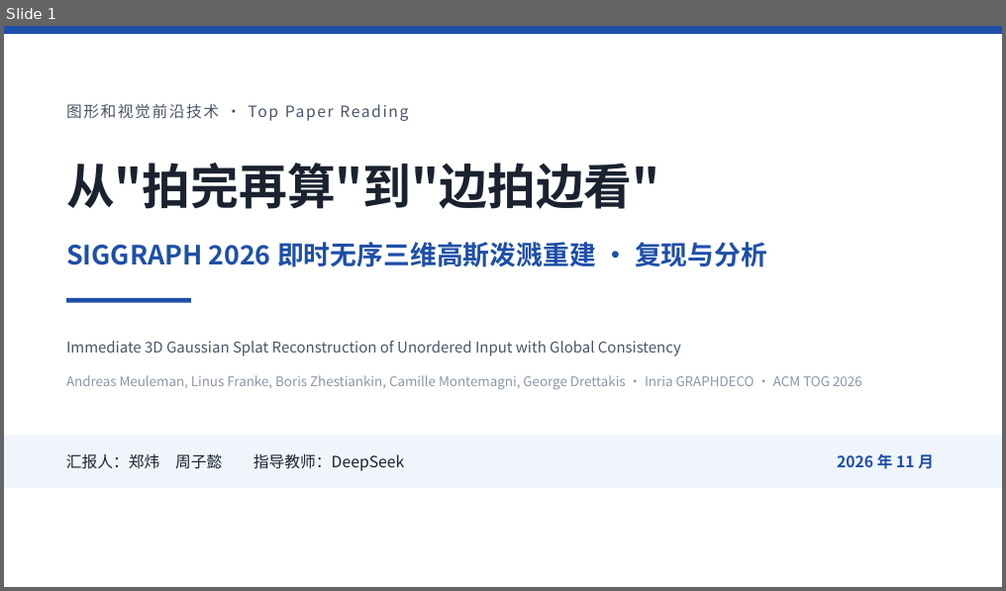
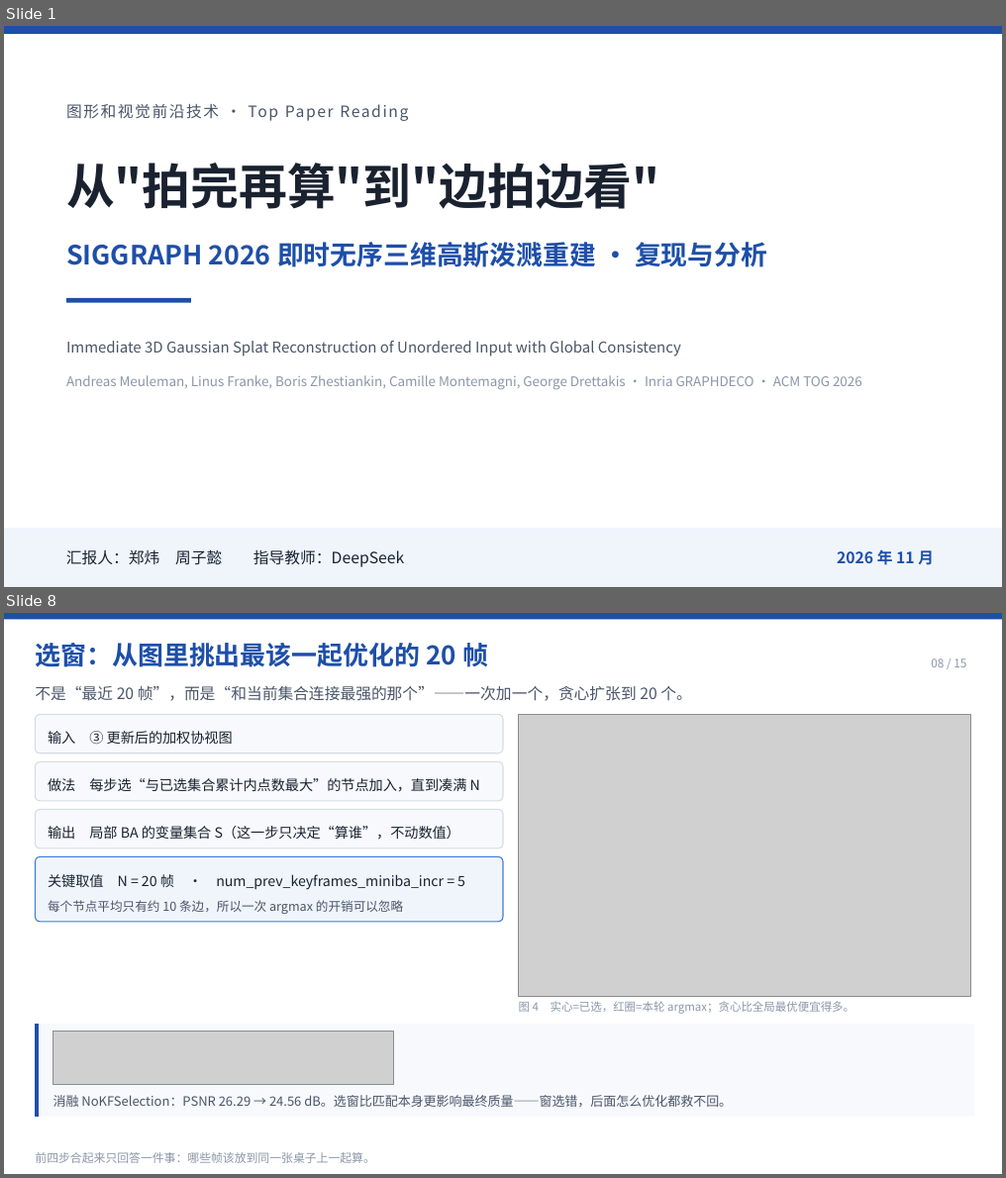
Before and after one commit to LeoZhengWei/ecnu-cs, a slide deck: ecnu-cg/02-PPT/PPT-即时三维高斯泼溅重建.pptx. Shown one above the other, each under a label of ours: slide 1 before the commit, slides 1 and 8 after it; the slides between them are not shown. The pictures are 1006x591 and 1006x1178 pixels, drawn with LibreOffice and Linux fonts; fonts in the diff are those of the drawing; grey boxes stand for pictures. Boxes give left, top, right and bottom in pixels: in the first picture for what was removed or moved away, otherwise in the second. Text is boxed around its words. In the diff, an @@ line names an element or a change of style, - is before the commit and + after.

Commit message:
feat(ecnu-cg): PPT 重构为「七步各一页」，报告同步并补七张方法示意图
- PPT 15 页重排：P2 背景+四类问题、P3 摘要+贡献+创新（原四页压成两页）；
  P4 方法总览；P5-P11 七个步骤各一页，每页固定「做什么/示意图/核心公式/
  关键超参/为什么」五段；P12 补 4 条消融条；P13 删掉全部复现工程问题，
  只留论文自述边界。原「三代工作演进」页并入 P14 结论首句。
- 新增 figs/fig1..7 七张 matplotlib 示意图与 formula/f05..11 七张公式渲染图
  （原底部公式为 ASCII 拼写法，现统一为矢量排版图）。
- slide 源码 slides/01..15 全量同步；新增 tools/figs.py、gen_steps.py、
  render_formula.py 三个可复现生成脚本。
- 报告 3.3 节按七步重写（总表+每步一段+居中公式），插入图 1-7；
  01-报告/img/m1..m7.png 与插值脚本 tools/insert_figs.py 一并入库。
- 讲稿第 2 章重写为主讲 12:20（另附 10 分钟压缩方案）；STORY、讲稿要点、
  交付说明、README 同步；「跳数」口径统一修正为「加权图距」。

```diff
--- a/ecnu-cg/02-PPT/PPT-即时三维高斯泼溅重建.pptx
+++ b/ecnu-cg/02-PPT/PPT-即时三维高斯泼溅重建.pptx
@@ slide 8 added at box(4, 613, 1002, 1174), background #FFFFFF @@
@@ rectangle added at box(4, 613, 1002, 619), fill #1E4FA8 @@
@@ text added at box(35, 643, 488, 667), 24.8 pt, text #1E4FA8, bold @@
+选窗：从图里挑出最该一起优化的 20 帧
@@ text added at box(931, 659, 966, 667), 11.2 pt, text #8B97A8 @@
+08 / 15
@@ text added at box(35, 686, 691, 701), 15 pt, text #4A5568 @@
+不是“最近 20 帧”，而是“和当前集合连接最强的那个”——一次加一个，贪心扩张到 20 个。
@@ rounded rectangle added at box(36, 714, 503, 753), fill #F7F9FC, outline #D6DCE5 1 pt @@
@@ text added at box(48, 731, 233, 745), 13.5 pt, text #1A2230 @@
+输入 ③ 更新后的加权协视图
@@ picture added at box(519, 714, 971, 996) @@
@@ rounded rectangle added at box(36, 761, 503, 801), fill #F7F9FC, outline #D6DCE5 1 pt @@
@@ text added at box(48, 778, 480, 792), 13.5 pt, text #1A2230 @@
+做法 每步选“与已选集合累计内点数最大”的节点加入，直到凑满 N
@@ rounded rectangle added at box(36, 809, 503, 848), fill #F7F9FC, outline #D6DCE5 1 pt @@
@@ text added at box(48, 826, 460, 840), 13.5 pt, text #1A2230 @@
+输出 局部 BA 的变量集合 S（这一步只决定“算谁”，不动数值）
@@ rounded rectangle added at box(36, 858, 503, 922), fill #F0F5FC, outline #3D7BD9 1 pt @@
@@ text added at box(48, 874, 465, 890), 13.5 pt, text #1A2230 @@
+关键取值 N = 20 帧 · num_prev_keyframes_miniba_incr = 5
@@ text added at box(48, 900, 403, 914), 12 pt, text #4A5568 @@
+每个节点平均只有约 10 条边，所以一次 argmax 的开销可以忽略
@@ freeform shape added at box(36, 1024, 975, 1117), fill #1E4FA8 @@
@@ rectangle added at box(40, 1024, 975, 1117), fill #F7F9FC @@
@@ text added at box(519, 1001, 854, 1014), 10.9 pt, text #8B97A8 @@
+图 4 实心=已选，红圈=本轮 argmax；贪心比全局最优便宜得多。
@@ picture added at box(54, 1032, 394, 1084) @@
@@ text added at box(54, 1095, 732, 1107), 12.4 pt, text #4A5568 @@
+消融 NoKFSelection：PSNR 26.29 → 24.56 dB。选窗比匹配本身更影响最终质量——窗选错，后面怎么优化都救不回。
@@ text added at box(35, 1153, 375, 1163), 11.2 pt, text #8B97A8 @@
+前四步合起来只回答一件事：哪些帧该放到同一张桌子上一起算。
@@ slide 1 changed as well @@
@@ rectangle: place and size @@
-rectangle at box(4, 436, 1002, 488)
+rectangle at box(4, 528, 1002, 587)
@@ text "汇报人：郑炜 周子懿 指导教师：DeepSeek": place and size @@
-text "汇报人：郑炜 周子懿 指导教师：DeepSeek" at box(66, 454, 404, 472)
+text "汇报人：郑炜 周子懿 指导教师：DeepSeek" at box(66, 550, 404, 568)
@@ text "2026 年 11 月": place and size @@
-text "2026 年 11 月" at box(837, 454, 934, 470)
+text "2026 年 11 月" at box(837, 550, 934, 566)
```
Also in this commit, not shown: 6 other slides changed, 7 other slides added, 8 slides removed, 47 other files.
